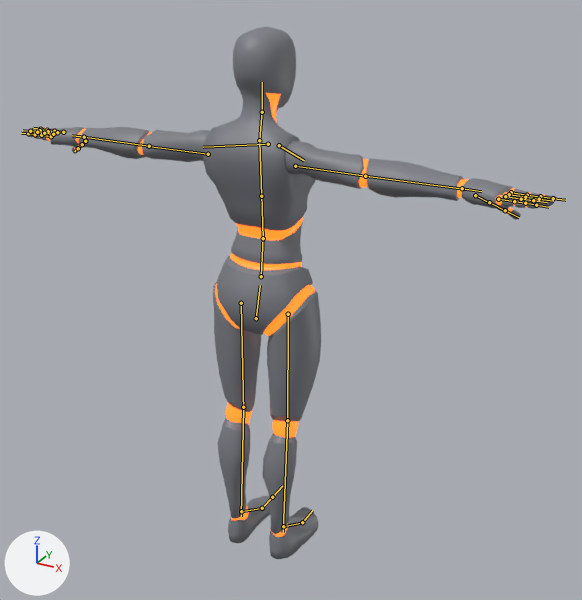
The glTF model assets/models/avatar_orange2_rig.glb, before and after one commit.
One viewpoint serves both versions: a 50 mm lens placed at (1.178, -1.969, 1.92), pointed at (0.075, 0.037, 0.916). Lighting does not change. The marker at lower left points along +X, +Y and +Z. The picture after the commit comes second. The bones that change, and the others that lie on the model, are drawn over the model as lines.

The first picture shows 'Mannequin_F'.
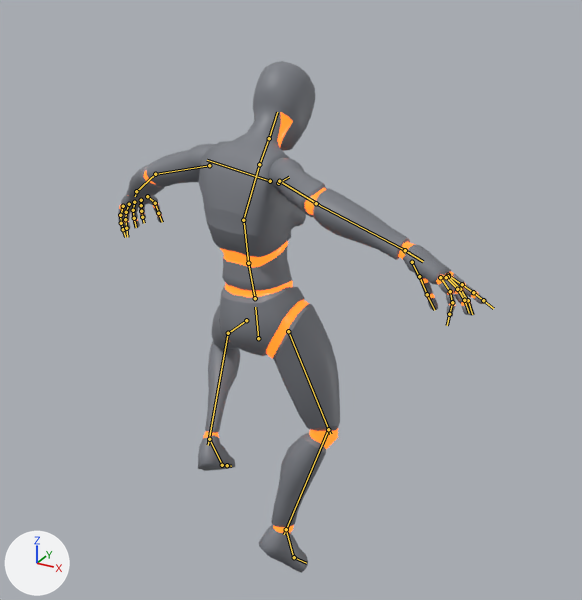
The newer file adds an action. The first version stands in its rest pose; the second is drawn at frame 49 of the action 'Chute'.

Pixel boxes [x1, y1, x2, y2] of what changed, in the pictures (582 x 600 px):
'Mannequin_F', posed (30% narrower)
    before: [27, 27, 556, 559]
    after: [118, 61, 487, 573]
bone 'pelvis', root to tip
    before: (256, 318) to (260, 285)
    after: (258, 338) to (255, 307)
bone 'spine_02', root to tip
    before: (263, 238) to (261, 193)
    after: (248, 263) to (243, 218)
bone 'spine_03', root to tip
    before: (261, 196) to (259, 140)
    after: (243, 220) to (259, 164)
bone 'clavicle_l', root to tip
    before: (268, 144) to (203, 147)
    after: (270, 181) to (207, 160)
bone 'upperarm_l', root to tip
    before: (208, 154) to (146, 146)
    after: (209, 165) to (153, 174)
bone 'lowerarm_l', root to tip
    before: (149, 146) to (80, 136)
    after: (155, 174) to (135, 192)
bone 'hand_l', root to tip
    before: (84, 137) to (72, 135)
    after: (136, 191) to (135, 196)
bone 'index_01_l', root to tip
    before: (63, 132) to (54, 131)
    after: (141, 200) to (141, 205)
bone 'index_02_l', root to tip
    before: (54, 131) to (46, 130)
    after: (141, 205) to (141, 211)
bone 'middle_01_l', root to tip
    before: (57, 132) to (47, 131)
    after: (134, 202) to (133, 210)
bone 'middle_02_l', root to tip
    before: (48, 131) to (39, 130)
    after: (133, 210) to (134, 218)
bone 'middle_03_l', root to tip
    before: (40, 130) to (32, 129)
    after: (134, 218) to (136, 227)
bone 'pinky_01_l', root to tip
    before: (51, 136) to (41, 135)
    after: (123, 206) to (120, 215)
bone 'pinky_02_l', root to tip
    before: (41, 135) to (34, 134)
    after: (120, 215) to (121, 223)
bone 'pinky_03_l', root to tip
    before: (35, 134) to (28, 133)
    after: (121, 223) to (123, 230)
bone 'ring_01_l', root to tip
    before: (53, 134) to (44, 133)
    after: (129, 204) to (126, 212)
bone 'ring_02_l', root to tip
    before: (44, 133) to (37, 132)
    after: (126, 212) to (125, 220)
bone 'ring_03_l', root to tip
    before: (37, 132) to (30, 131)
    after: (125, 219) to (126, 228)
bone 'thumb_01_l', root to tip
    before: (85, 141) to (81, 144)
    after: (147, 196) to (155, 203)
bone 'thumb_02_l', root to tip
    before: (82, 144) to (77, 148)
    after: (155, 203) to (159, 213)
bone 'upperarm_r', root to tip
    before: (295, 166) to (369, 176)
    after: (279, 181) to (318, 204)
bone 'lowerarm_r', root to tip
    before: (365, 176) to (467, 189)
    after: (316, 203) to (410, 253)
bone 'hand_r', root to tip
    before: (462, 188) to (481, 191)
    after: (405, 250) to (423, 261)
bone 'index_03_r', root to tip
    before: (540, 196) to (553, 198)
    after: (473, 292) to (484, 301)
bone 'middle_01_r', root to tip
    before: (509, 194) to (526, 197)
    after: (448, 276) to (461, 289)
bone 'middle_02_r', root to tip
    before: (525, 197) to (539, 199)
    after: (460, 289) to (468, 301)
bone 'middle_03_r', root to tip
    before: (539, 199) to (553, 201)
    after: (468, 300) to (472, 314)
bone 'pinky_01_r', root to tip
    before: (498, 199) to (515, 201)
    after: (440, 277) to (450, 292)
bone 'pinky_02_r', root to tip
    before: (514, 201) to (526, 203)
    after: (450, 291) to (452, 303)
bone 'pinky_03_r', root to tip
    before: (525, 203) to (537, 205)
    after: (452, 302) to (449, 314)
bone 'ring_01_r', root to tip
    before: (505, 196) to (522, 199)
    after: (446, 277) to (458, 290)
bone 'ring_02_r', root to tip
    before: (521, 199) to (534, 200)
    after: (457, 289) to (465, 300)
bone 'ring_03_r', root to tip
    before: (533, 200) to (547, 202)
    after: (464, 300) to (469, 313)
bone 'thumb_01_r', root to tip
    before: (475, 195) to (490, 203)
    after: (412, 262) to (419, 277)
bone 'thumb_02_r', root to tip
    before: (489, 202) to (506, 211)
    after: (419, 276) to (427, 295)
bone 'neck_01', root to tip
    before: (259, 140) to (262, 110)
    after: (259, 164) to (269, 137)
bone 'Head', root to tip
    before: (262, 112) to (262, 82)
    after: (269, 138) to (277, 112)
bone 'thigh_l', root to tip
    before: (241, 303) to (243, 412)
    after: (246, 320) to (227, 334)
bone 'calf_l', root to tip
    before: (243, 407) to (241, 516)
    after: (228, 333) to (208, 445)
bone 'foot_l', root to tip
    before: (241, 511) to (263, 508)
    after: (209, 439) to (223, 466)
bone 'thigh_r', root to tip
    before: (288, 314) to (287, 425)
    after: (288, 331) to (330, 434)
bone 'calf_r', root to tip
    before: (287, 420) to (283, 532)
    after: (328, 429) to (284, 534)
bone 'foot_r', root to tip
    before: (283, 526) to (303, 522)
    after: (286, 529) to (294, 559)

What the commit changed:
Bone 'pelvis' (bone_pelvis) moves from (0.0, 0.0, 0.0) to (-0.031, -0.057, -0.026).
Bone 'pelvis' (bone_pelvis) turns from (0, 0, 0) to (-14, -11, -2) degrees about its own x, y and z.
Bone 'spine_02' (bone_spine_02) turns from (0, 0, 0) to (11, -2, 3) degrees about its own x, y and z.
Bone 'spine_03' (bone_spine_03) turns from (0, 0, 0) to (33, -4, -2) degrees about its own x, y and z.
Bone 'clavicle_l' (bone_clavicle_l) turns from (0, 0, 0) to (1, 0, 9) degrees about its own x, y and z.
Bone 'upperarm_l' (bone_upperarm_l) turns from (0, 0, 0) to (5, 1, -17) degrees about its own x, y and z.
Bone 'lowerarm_l' (bone_lowerarm_l) turns from (0, 0, 0) to (30, -3, 0) degrees about its own x, y and z.
Bone 'hand_l' (bone_hand_l) turns from (0, 0, 0) to (9, -26, -11) degrees about its own x, y and z.
Bone 'index_01_l' (bone_index_01_l) turns from (0, 0, 0) to (11, 0, 0) degrees about its own x, y and z.
Bone 'index_02_l' (bone_index_02_l) turns from (0, 0, 0) to (11, 0, 0) degrees about its own x, y and z.
Bone 'middle_01_l' (bone_middle_01_l) turns from (0, 0, 0) to (22, 2, -8) degrees about its own x, y and z.
Bone 'middle_02_l' (bone_middle_02_l) turns from (0, 0, 0) to (22, 2, 0) degrees about its own x, y and z.
Bone 'middle_03_l' (bone_middle_03_l) turns from (0, 0, 0) to (22, 0, 0) degrees about its own x, y and z.
Bone 'pinky_01_l' (bone_pinky_01_l) turns from (0, 0, 0) to (30, 6, -21) degrees about its own x, y and z.
Bone 'pinky_02_l' (bone_pinky_02_l) turns from (0, 0, 0) to (32, 6, 0) degrees about its own x, y and z.
Bone 'pinky_03_l' (bone_pinky_03_l) turns from (0, 0, 0) to (32, 0, 0) degrees about its own x, y and z.
Bone 'ring_01_l' (bone_ring_01_l) turns from (0, 0, 0) to (21, 4, -20) degrees about its own x, y and z.
Bone 'ring_02_l' (bone_ring_02_l) turns from (0, 0, 0) to (22, 4, 0) degrees about its own x, y and z.
Bone 'ring_03_l' (bone_ring_03_l) turns from (0, 0, 0) to (22, 0, 0) degrees about its own x, y and z.
Bone 'thumb_01_l' (bone_thumb_01_l) turns from (0, 0, 0) to (-8, 1, 9) degrees about its own x, y and z.
Bone 'thumb_02_l' (bone_thumb_02_l) turns from (0, 0, 0) to (25, -4, 0) degrees about its own x, y and z.
Bone 'upperarm_r' (bone_upperarm_r) turns from (0, 0, 0) to (-14, 2, 13) degrees about its own x, y and z.
Bone 'lowerarm_r' (bone_lowerarm_r) turns from (0, 0, 0) to (30, 0, 0) degrees about its own x, y and z.
Bone 'hand_r' (bone_hand_r) turns from (0, 0, 0) to (16, 7, 7) degrees about its own x, y and z.
Bone 'index_03_r' (bone_index_03_r) turns from (0, 0, 0) to (2, 0, 0) degrees about its own x, y and z.
Bone 'middle_01_r' (bone_middle_01_r) turns from (0, 0, 0) to (13, 0, 0) degrees about its own x, y and z.
Bone 'middle_02_r' (bone_middle_02_r) turns from (0, 0, 0) to (13, 0, 0) degrees about its own x, y and z.
Bone 'middle_03_r' (bone_middle_03_r) turns from (0, 0, 0) to (13, 0, 0) degrees about its own x, y and z.
Bone 'pinky_01_r' (bone_pinky_01_r) turns from (0, 0, 0) to (23, 0, 0) degrees about its own x, y and z.
Bone 'pinky_02_r' (bone_pinky_02_r) turns from (0, 0, 0) to (23, 0, 0) degrees about its own x, y and z.
Bone 'pinky_03_r' (bone_pinky_03_r) turns from (0, 0, 0) to (23, 0, 0) degrees about its own x, y and z.
Bone 'ring_01_r' (bone_ring_01_r) turns from (0, 0, 0) to (13, 0, 0) degrees about its own x, y and z.
Bone 'ring_02_r' (bone_ring_02_r) turns from (0, 0, 0) to (13, 0, 0) degrees about its own x, y and z.
Bone 'ring_03_r' (bone_ring_03_r) turns from (0, 0, 0) to (13, 0, 0) degrees about its own x, y and z.
Bone 'thumb_01_r' (bone_thumb_01_r) turns from (0, 0, 0) to (11, 0, -5) degrees about its own x, y and z.
Bone 'thumb_02_r' (bone_thumb_02_r) turns from (0, 0, 0) to (25, -3, 0) degrees about its own x, y and z.
Bone 'neck_01' (bone_neck_01) turns from (0, 0, 0) to (-8, 4, 0) degrees about its own x, y and z.
Bone 'Head' (bone_head) turns from (0, 0, 0) to (14, 11, -5) degrees about its own x, y and z.
Bone 'thigh_l' (bone_thigh_l) turns from (0, 0, 0) to (-22, -10, -48) degrees about its own x, y and z.
Bone 'calf_l' (bone_calf_l) turns from (0, 0, 0) to (107, -25, 2) degrees about its own x, y and z.
Bone 'foot_l' (bone_foot_l) turns from (0, 0, 0) to (-14, 2, 30) degrees about its own x, y and z.
Bone 'thigh_r' (bone_thigh_r) turns from (0, 0, 0) to (0, 0, 9) degrees about its own x, y and z.
Bone 'calf_r' (bone_calf_r) turns from (0, 0, 0) to (34, 42, -4) degrees about its own x, y and z.
Bone 'foot_r' (bone_foot_r) turns from (0, 0, 0) to (32, -7, -20) degrees about its own x, y and z.
